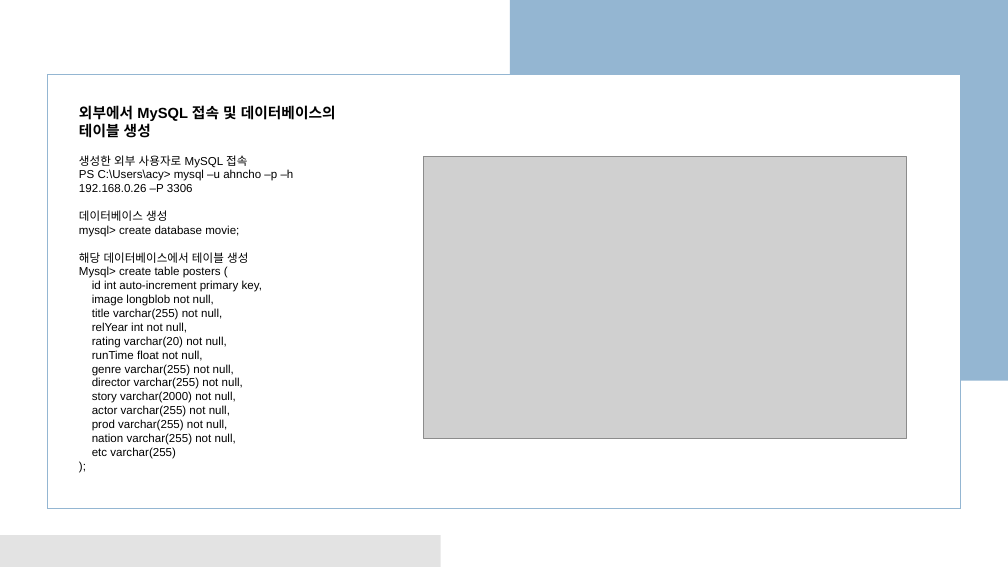
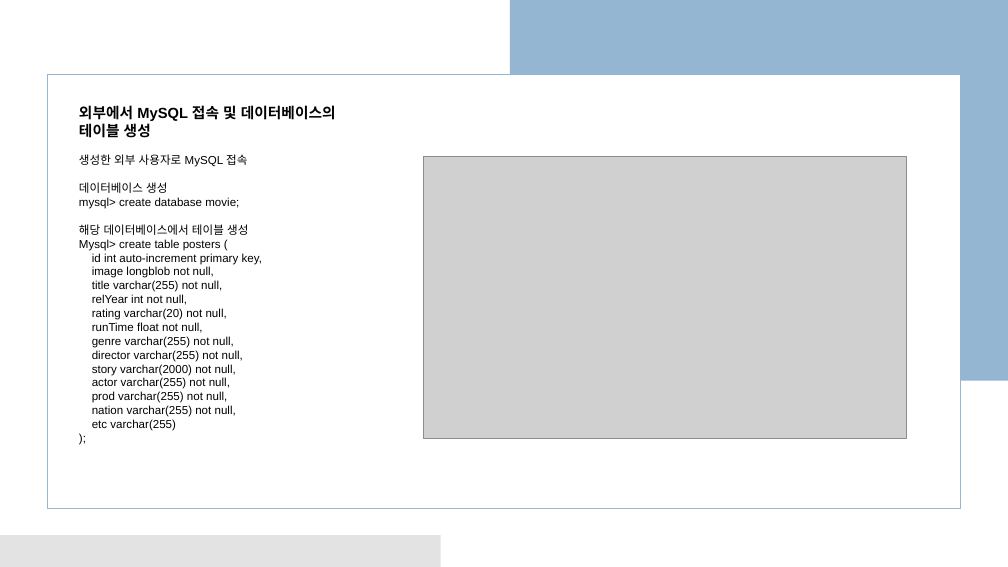
Before and after one commit to business-sixtick/recommend_movie, a slide deck: slide 9 of doc/세종교육_AI프로젝트.pptx. Drawn at 1008x567 pixels with LibreOffice and Linux fonts; fonts in the diff are those of the drawing; grey boxes stand for pictures. Boxes give left, top, right and bottom in pixels: in the first picture for what was removed or moved away, otherwise in the second. Text is boxed around its words. In the diff, an @@ line names an element or a change of style, - is before the commit and + after.

```diff
--- a/doc/세종교육_AI프로젝트.pptx
+++ b/doc/세종교육_AI프로젝트.pptx
@@ text at [79,169,294,192]: paragraph removed @@
-PS C:\Users\acy> mysql –u ahncho –p –h 192.168.0.26 –P 3306
```
Also in this commit, not shown: 2 other slides changed.
